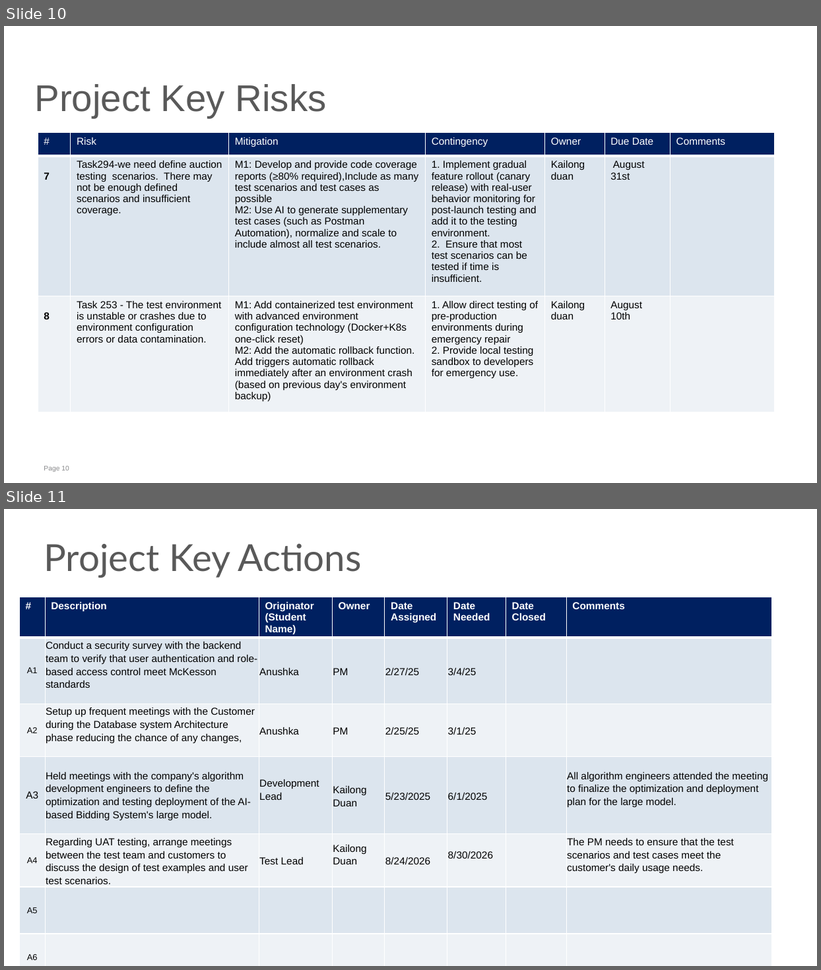
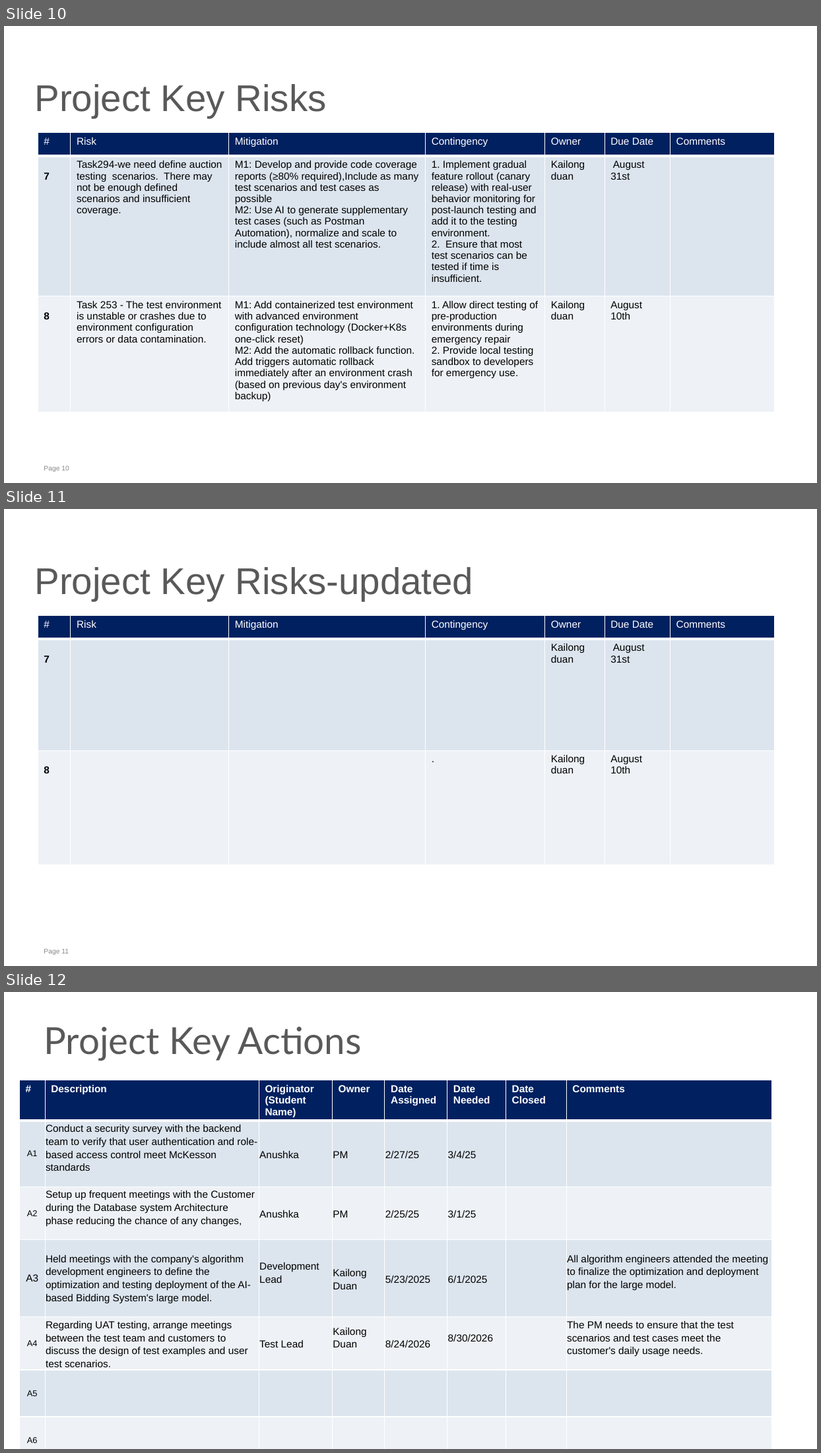
Before and after one commit to dkl520/cs7315_project, a slide deck: 4/group2 - pro4.pptx. Shown one above the other, each under a label of ours: slides 10 and 11 before the commit, slides 10, 11 and 12 after it. The pictures are 821x970 and 821x1453 pixels, drawn with LibreOffice and Linux fonts; fonts in the diff are those of the drawing. Boxes give left, top, right and bottom in pixels: in the first picture for what was removed or moved away, otherwise in the second. Text is boxed around its words. In the diff, an @@ line names an element or a change of style, - is before the commit and + after.

```diff
--- a/4/group2 - pro4.pptx
+++ b/4/group2 - pro4.pptx
@@ slide 11 added at <box>4,509,817,966</box>, background #FFFFFF; not listed: 1 template element that a slide beside it also shows @@
@@ text added at <box>34,567,474,601</box>, 44 pt, text #595959 @@
+Project Key Risks-updated
@@ table added at <box>38,616,774,865</box>, 3 rows, 7 columns @@
+# | Risk | Mitigation | Contingency | Owner | Due Date | Comments
+7 |  |  |  | Kailong duan | August 31st | 
+8 |  |  | . | Kailong duan | August 10th | 
@@ what was slide 11 is now slide 12 @@
```
Also in this commit, not shown: 2 other slides added, 2 other files.
